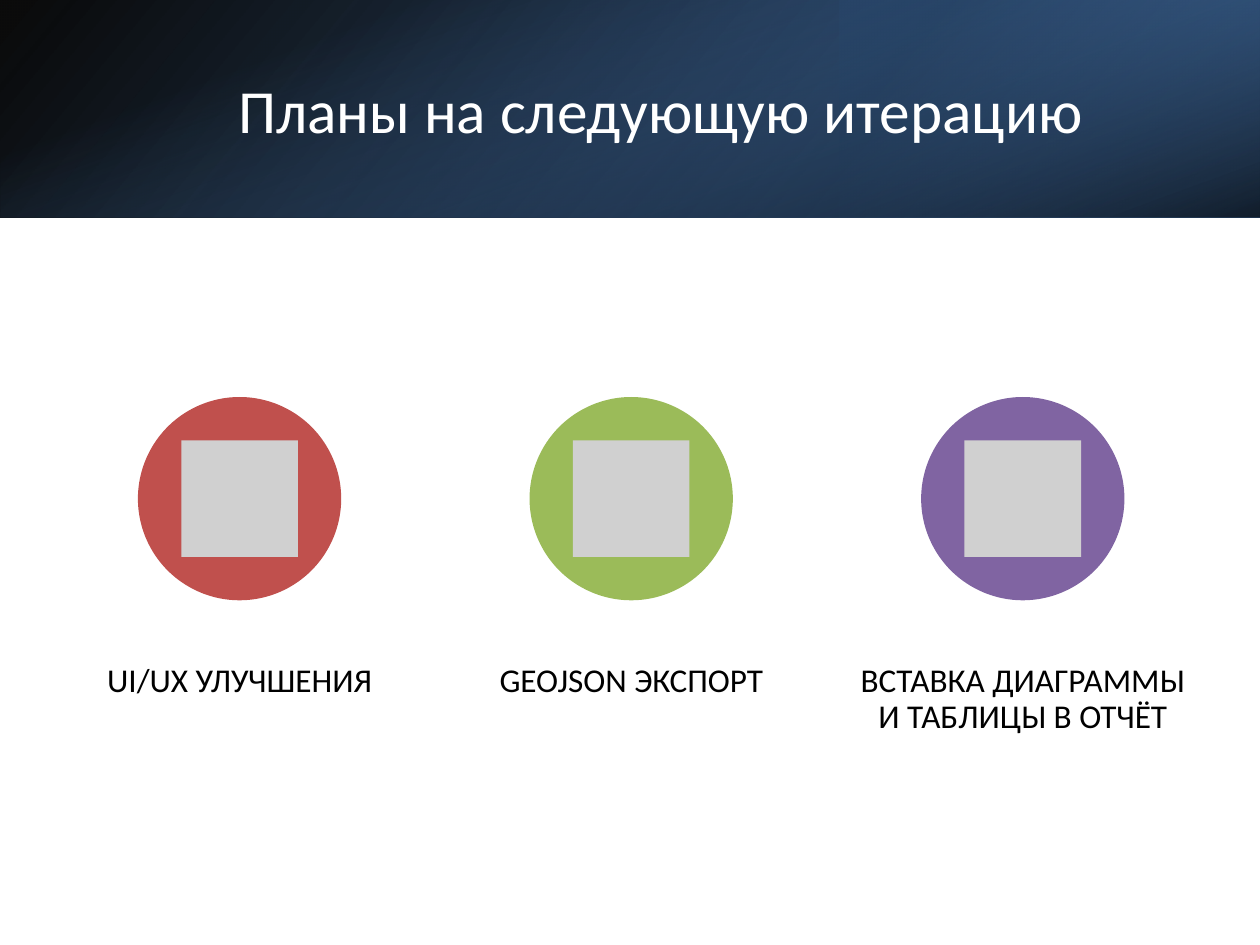
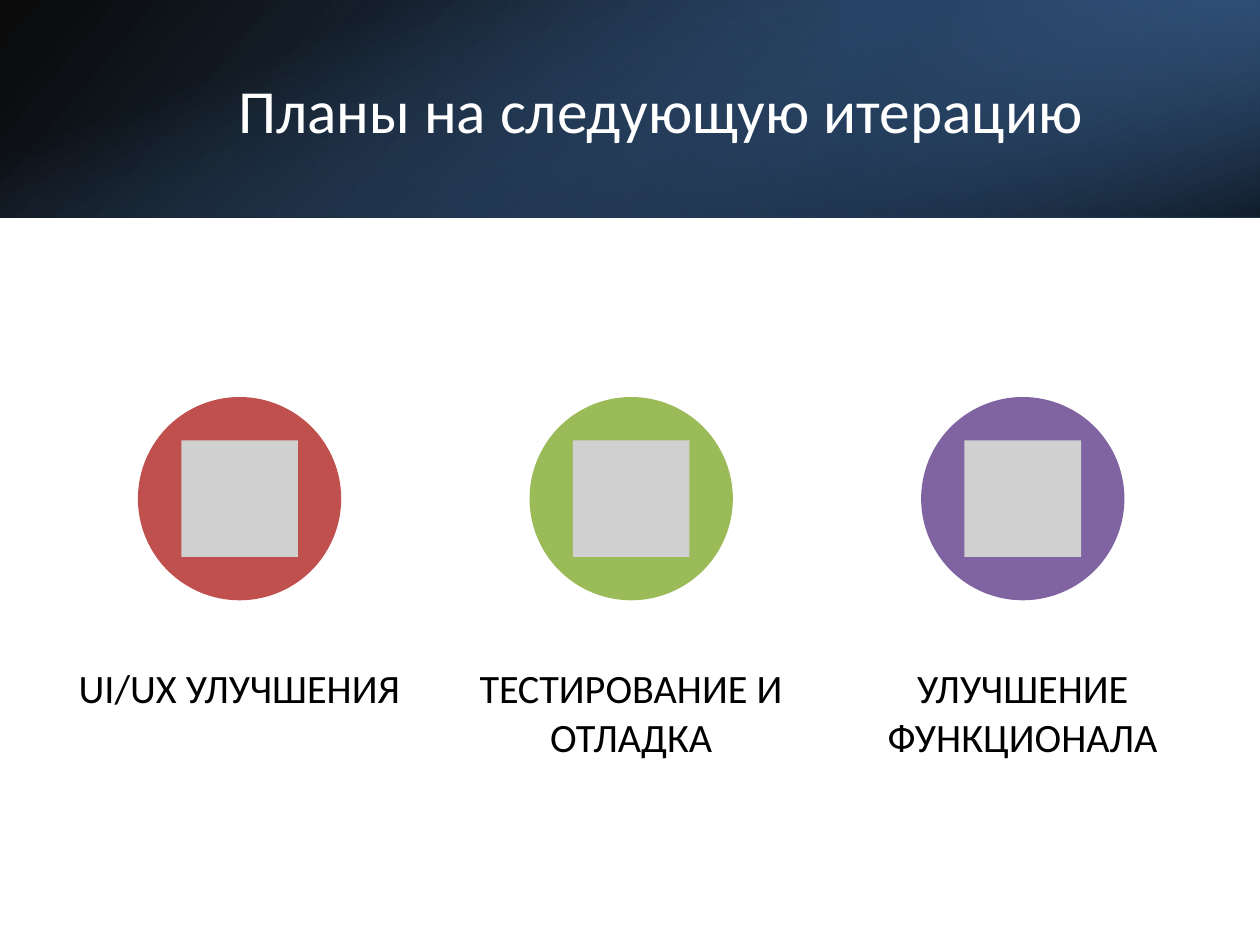
Before and after one commit to moevm/mse1h2026-ecoreport, a slide deck: slide 10 of docs/EcoReport_Sprint_2_Presentation.pptx. Drawn at 1260x945 pixels with LibreOffice and Linux fonts; fonts in the diff are those of the drawing; grey boxes stand for pictures. Boxes give left, top, right and bottom in pixels: in the first picture for what was removed or moved away, otherwise in the second. Text is boxed around its words. In the diff, an @@ line names an element or a change of style, - is before the commit and + after.

```diff
--- a/docs/EcoReport_Sprint_2_Presentation.pptx
+++ b/docs/EcoReport_Sprint_2_Presentation.pptx
@@ text "UI/UX УЛУЧШЕНИЯ" at box(79, 675, 400, 705): size 19 to 23 pt; line spacing 0.9 to 1; more space between paragraphs @@
@@ text at box(480, 677, 783, 759): text changed; size 19 to 23 pt @@
-GEOJSON ЭКСПОРТ
+ТЕСТИРОВАНИЕ И ОТЛАДКА
@@ text at box(888, 677, 1158, 759): text changed; size 19 to 23 pt @@
-ВСТАВКА ДИАГРАММЫ И ТАБЛИЦЫ В ОТЧЁТ
+УЛУЧШЕНИЕ ФУНКЦИОНАЛА
```
